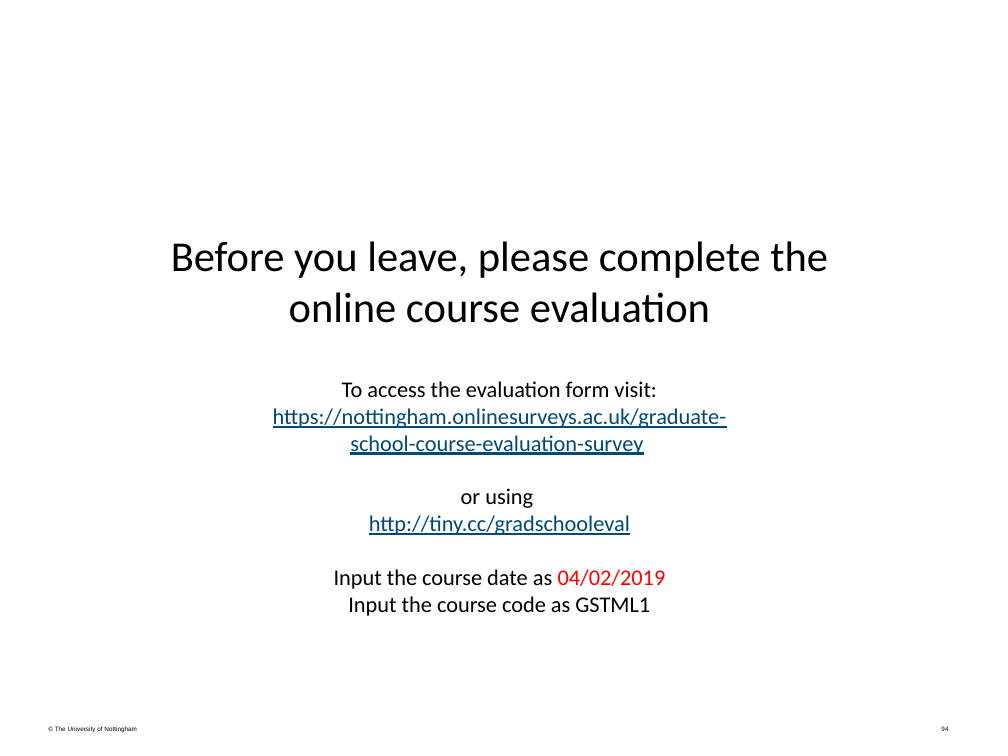
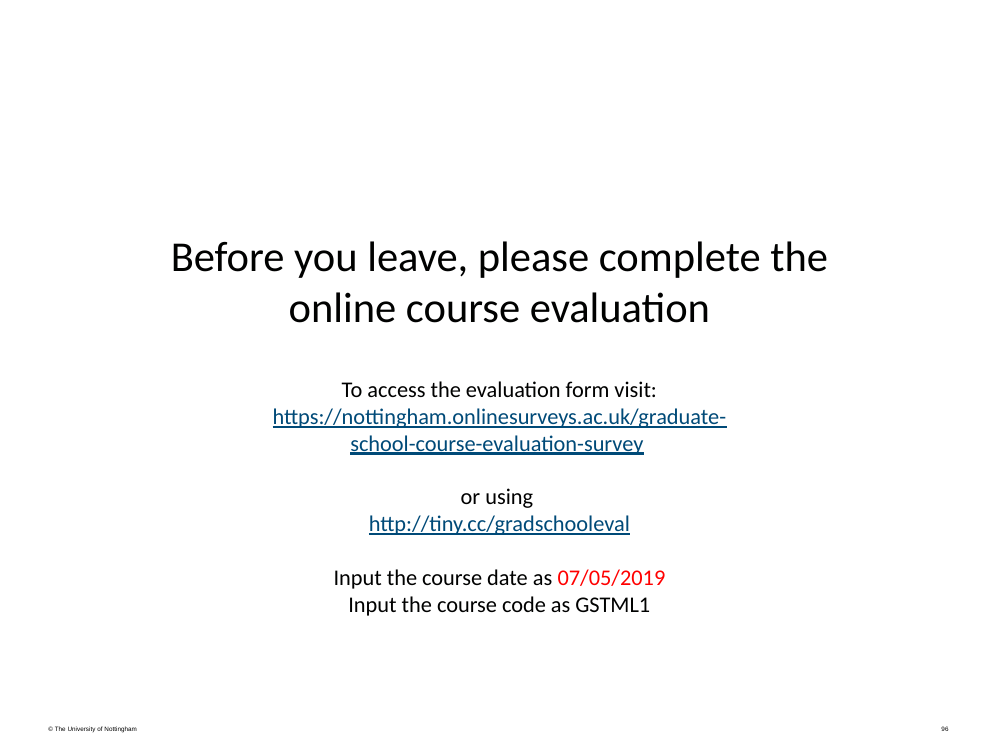
Before and after one commit to louisepb/MatlabBasicCourse, a slide deck: slide 96 of Introduction to MATLAB for Engineers.pptx (slide 94 before the commit). Drawn at 1008x756 pixels with LibreOffice and Linux fonts; fonts in the diff are those of the drawing; background and template pictures are left out. Boxes give left, top, right and bottom in pixels: in the first picture for what was removed or moved away, otherwise in the second. Text is boxed around its words. In the diff, an @@ line names an element or a change of style, - is before the commit and + after.

```diff
--- a/Introduction to MATLAB for Engineers.pptx
+++ b/Introduction to MATLAB for Engineers.pptx
@@ subtitle at box(334, 569, 666, 589): text changed @@
-Input the course date as 04/02/2019
+Input the course date as 07/05/2019
```
Also in this commit, not shown: 2 other slides changed, 2 slides added, 2 other files.
